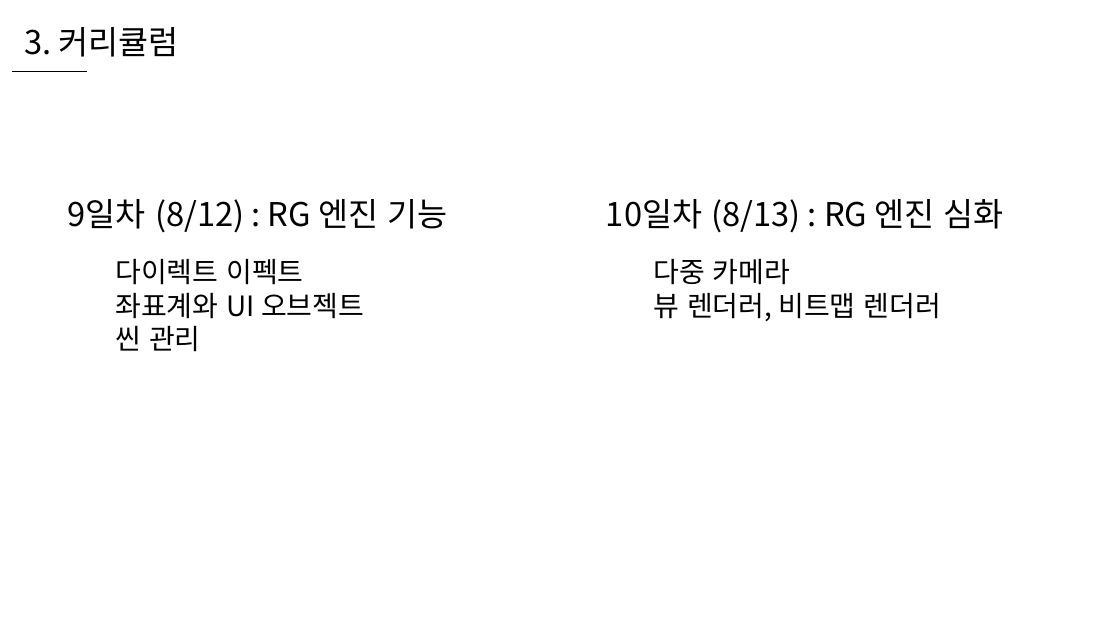
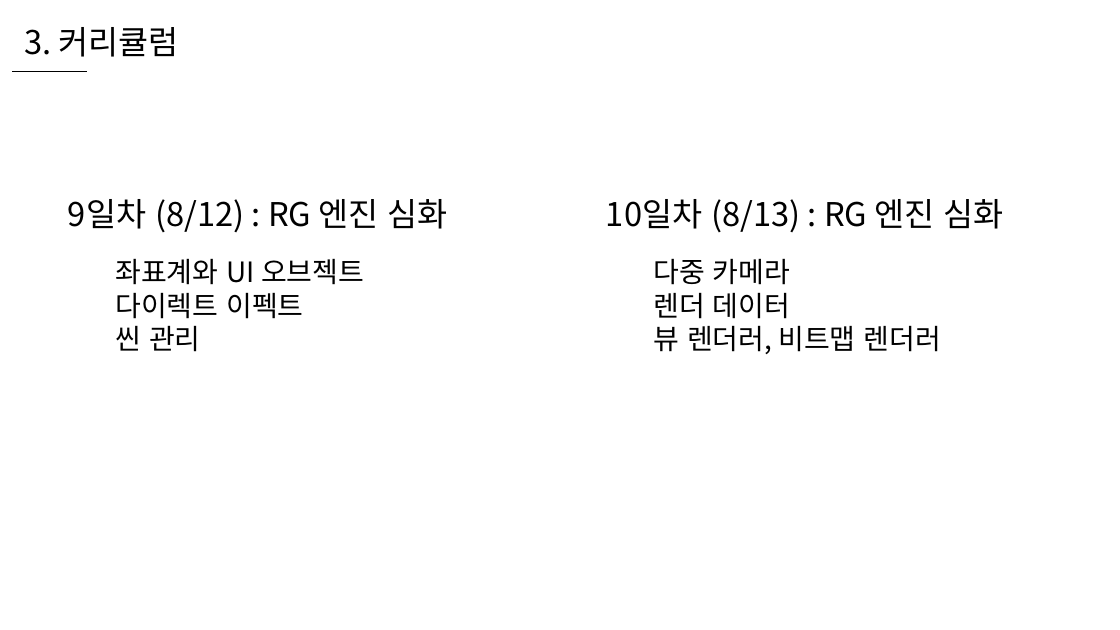
Before and after one commit to WooLyung/2021-RG-Lecture, a slide deck: slide 14 of 수업 자료/0 - 수업 소개.pptx. Drawn at 1120x630 pixels with LibreOffice and Linux fonts; fonts in the diff are those of the drawing. Boxes give left, top, right and bottom in pixels: in the first picture for what was removed or moved away, otherwise in the second. Text is boxed around its words. In the diff, an @@ line names an element or a change of style, - is before the commit and + after.

```diff
--- a/수업 자료/0 - 수업 소개.pptx
+++ b/수업 자료/0 - 수업 소개.pptx
@@ text at box(68, 199, 448, 232): text changed @@
-9일차 (8/12) : RG 엔진 기능
+9일차 (8/12) : RG 엔진 심화
@@ text at box(115, 258, 364, 285): paragraph added @@
+좌표계와 UI 오브젝트
@@ text at box(115, 292, 364, 319): paragraph removed @@
-좌표계와 UI 오브젝트
@@ text at box(654, 292, 790, 319): paragraph added @@
+렌더 데이터
```
Also in this commit, not shown: 4 other files.
